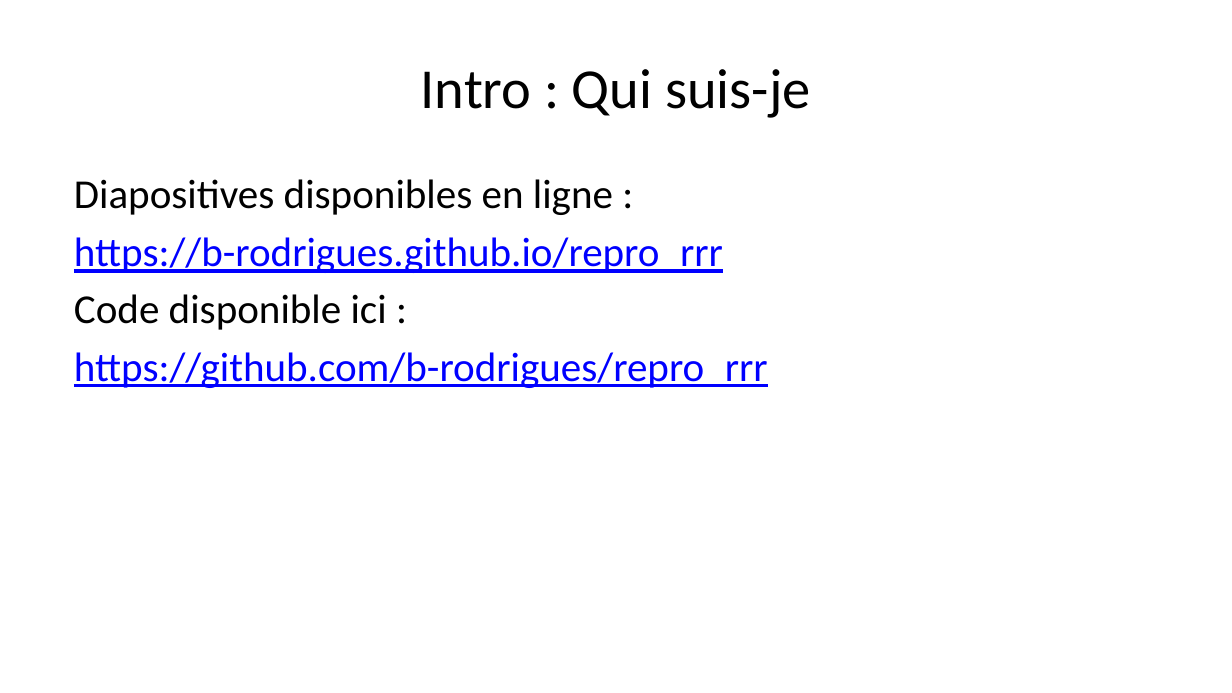
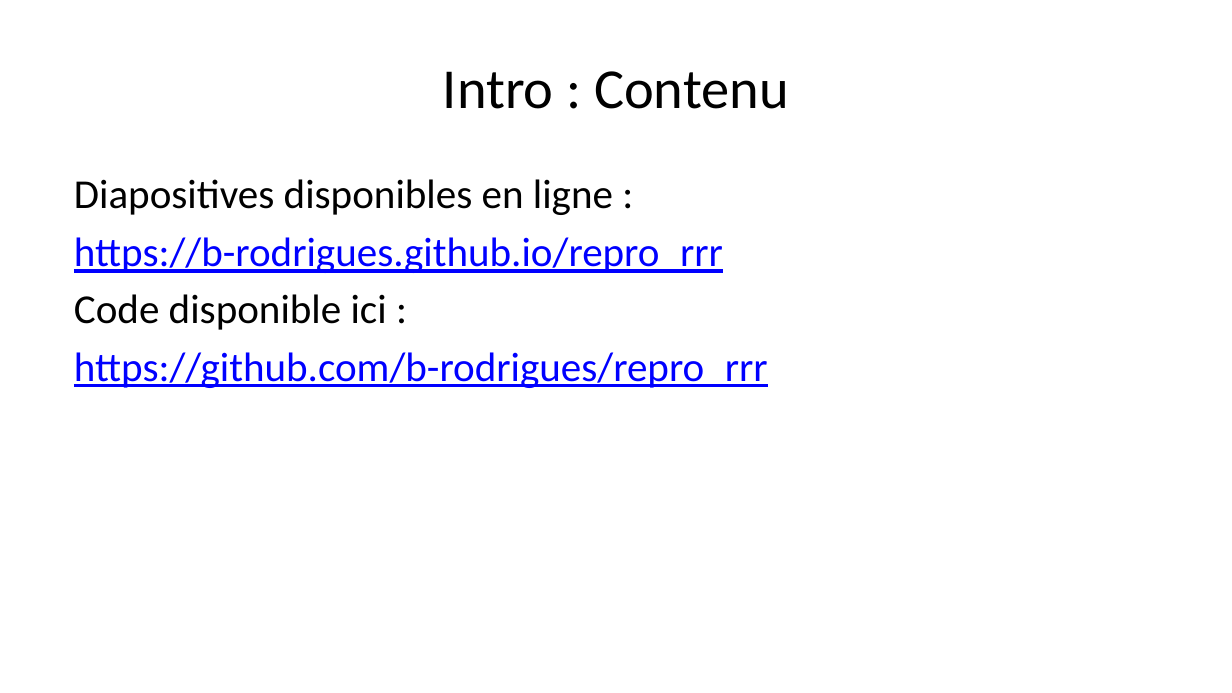
Before and after one commit to b-rodrigues/repro_rrr, a slide deck: slide 3 of docs/index.pptx (slide 4 before the commit). Drawn at 1232x693 pixels with LibreOffice and Linux fonts; fonts in the diff are those of the drawing. Boxes give left, top, right and bottom in pixels: in the first picture for what was removed or moved away, otherwise in the second. Text is boxed around its words. In the diff, an @@ line names an element or a change of style, - is before the commit and + after.

```diff
--- a/docs/index.pptx
+++ b/docs/index.pptx
@@ title at box(443, 71, 789, 109): text changed @@
-Intro : Qui suis-je
+Intro : Contenu
```
Also in this commit, not shown: 2 other slides changed, 3 slides added, 3 slides removed, 15 other files.
